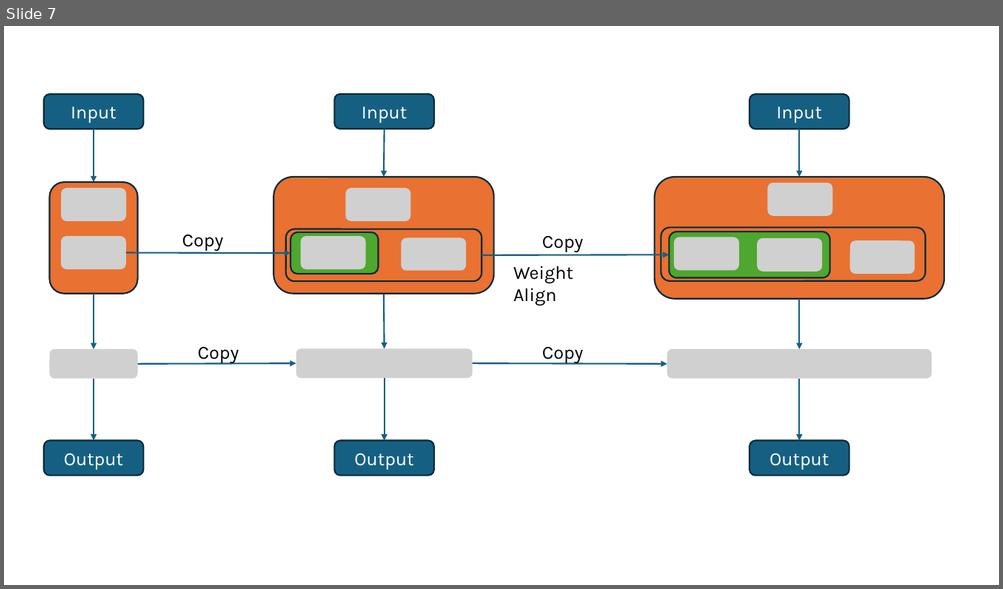
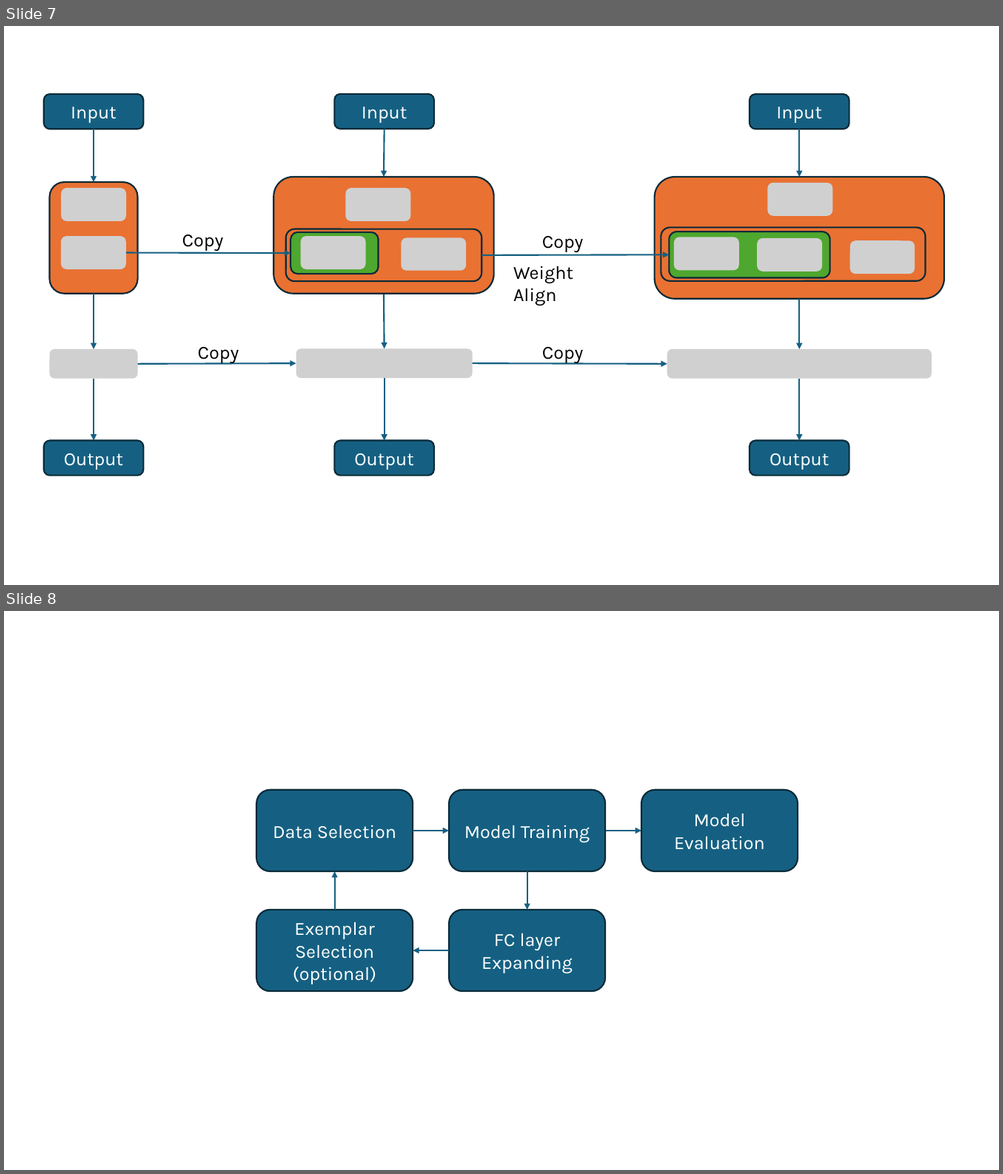
Before and after one commit to NguyenQuangMinh0504/CIL_NIDS, a slide deck: Media/Figure.pptx. Shown one above the other, each under a label of ours: slide 7 before the commit, slides 7 and 8 after it. The pictures are 1003x589 and 1003x1174 pixels, drawn with LibreOffice and Linux fonts; fonts in the diff are those of the drawing; grey boxes stand for pictures. Boxes give left, top, right and bottom in pixels: in the first picture for what was removed or moved away, otherwise in the second. Text is boxed around its words. In the diff, an @@ line names an element or a change of style, - is before the commit and + after.

```diff
--- a/Media/Figure.pptx
+++ b/Media/Figure.pptx
@@ slide 8 added at <box>4,611,999,1170</box>, background #FFFFFF @@
@@ group added at <box>256,790,797,991</box>: 5 arrows, 5 rounded rectangles @@
+Data Selection
+Model Training
+Model Evaluation
+FC layer Expanding
+Exemplar Selection (optional)
```
Also in this commit, not shown: 1 slide changed, 1 other slide added, 7 other files.
